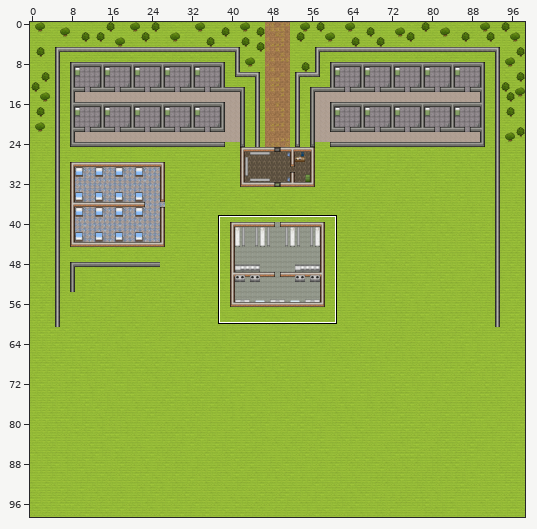
An edit to a level. Tiled map, Map/Map(good).tmx. Above: a wide view before the commit, with the close-up outlined.
Close-up. As it was:
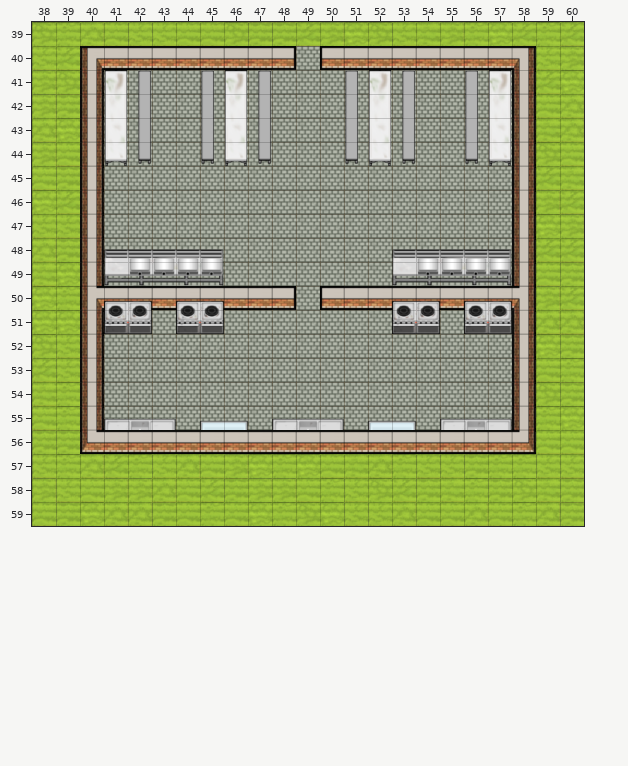
Cells are 32x32 px. Shown: x 38..60, y 39..59. The commit also changed other parts of the map, which this record leaves out.
After the commit:
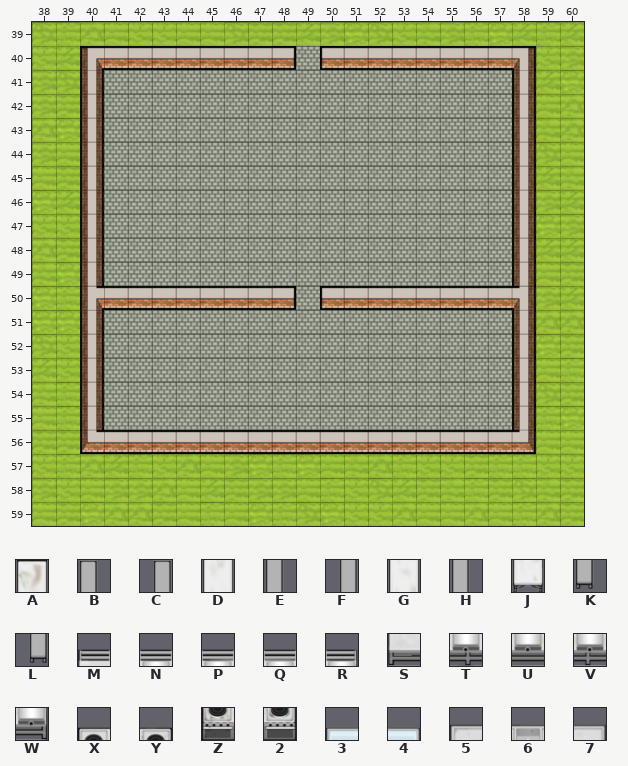
Key: from "Tileset": A 1248, B 1253, C 1254, D 1280, E 1285, F 1286, G 1312, H 1317, J 1344, K 1349, L 1350, M 1376, N 1377, P 1378, Q 1379, R 1380, S 1408, T 1409, U 1410, V 1411, W 1412, X 1691, Y 1692, Z 1723, 2 1724, 3 1757, 4 1758, 5 1821, 6 1822, 7 1823.
_ is an empty cell.
Diff:
Layer "Objects" (now hidden):
Tile 2 is gone in row 51 at x 42, 45, 54 and 57.
Tile 3 is gone in row 55 at x 45 and 52.
Tile 4 is gone in row 55 at x 46 and 53.
Tile 5 is gone in row 55 at x 41, 48 and 55.
Tile 6 is gone in row 55 at x 42, 49 and 56.
Tile 7 is gone in row 55 at x 43, 50 and 57.
Tile A is gone in row 41 at x 41, 46, 52 and 57.
Tile B is gone in row 41 at x 45, 51 and 56.
Tile C is gone in row 41 at x 42, 47 and 53.
Tile D is gone in row 42 at x 41, 46, 52 and 57.
Tile E is gone in row 42 at x 45, 51 and 56.
Tile F is gone in rows 42 to 43 at x 42, 47 and 53.
Tile G is gone in row 43 at x 41, 46, 52 and 57.
Tile H is gone in row 43 at x 45, 51 and 56.
Tile J is gone in row 44 at x 41, 46, 52 and 57.
Tile K is gone in row 44 at x 45, 51 and 56.
Tile L is gone in row 44 at x 42, 47 and 53.
Tile M is gone in row 48 at x 41 and 53.
Tile N is gone in row 48 at x 42 and 54.
Tile P is gone in row 48 at x 43 and 55.
Tile Q is gone in row 48 at x 44 and 56.
Tile R is gone in row 48 at x 45 and 57.
Tile S is gone in row 49 at x 41 and 53.
Tile T is gone in row 49 at x 42 and 54.
Tile U is gone in row 49 at x 43 and 55.
Tile V is gone in row 49 at x 44 and 56.
Tile W is gone in row 49 at x 45 and 57.
Tile X is gone in row 50 at x 41, 44, 53 and 56.
Tile Y is gone in row 50 at x 42, 45, 54 and 57.
Tile Z is gone in row 51 at x 41, 44, 53 and 56.
